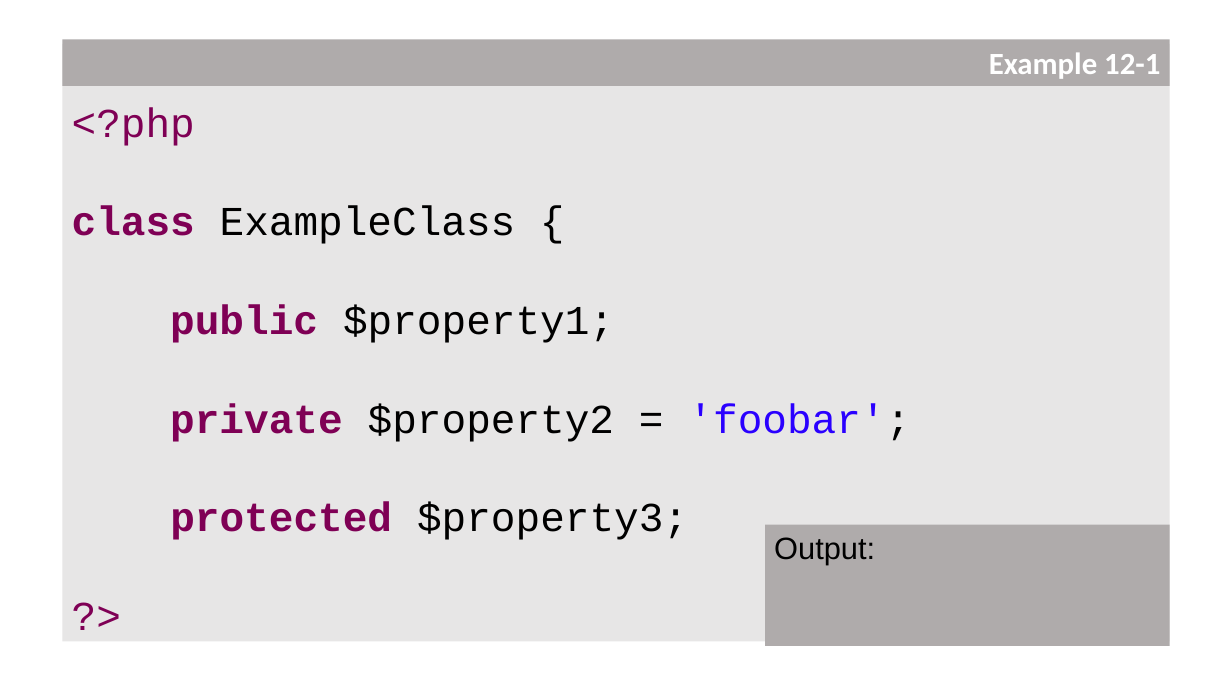
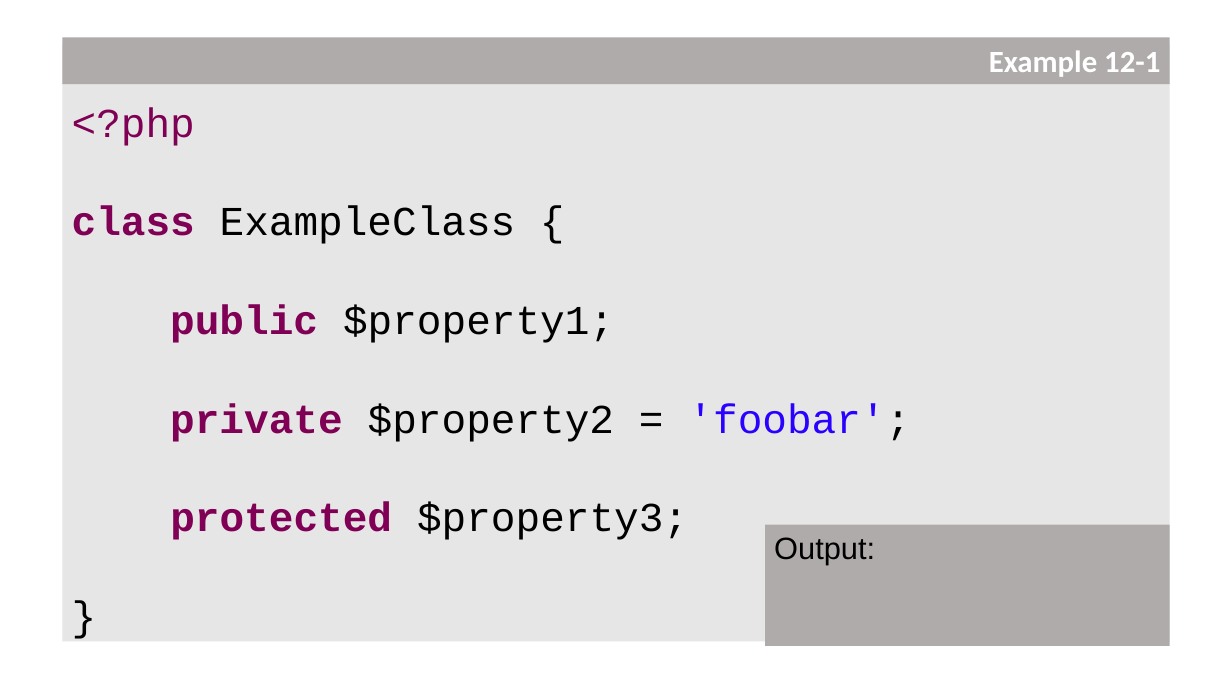
Before and after one commit to PHPEmbark/curriculum, a slide deck: slide 103 of course/1 - Basic Programming/Basics Of Programming.pptx. Drawn at 1232x693 pixels with LibreOffice and Linux fonts; fonts in the diff are those of the drawing. Boxes give left, top, right and bottom in pixels: in the first picture for what was removed or moved away, otherwise in the second. Text is boxed around its words. In the diff, an @@ line names an element or a change of style, - is before the commit and + after.

```diff
--- a/course/1 - Basic Programming/Basics Of Programming.pptx
+++ b/course/1 - Basic Programming/Basics Of Programming.pptx
@@ text at <box>63,40,1170,646</box>: text changed; text colour #7F0055 to #000000 @@
-?>
+}
```
Also in this commit, not shown: 43 other slides changed, 10 other files.
